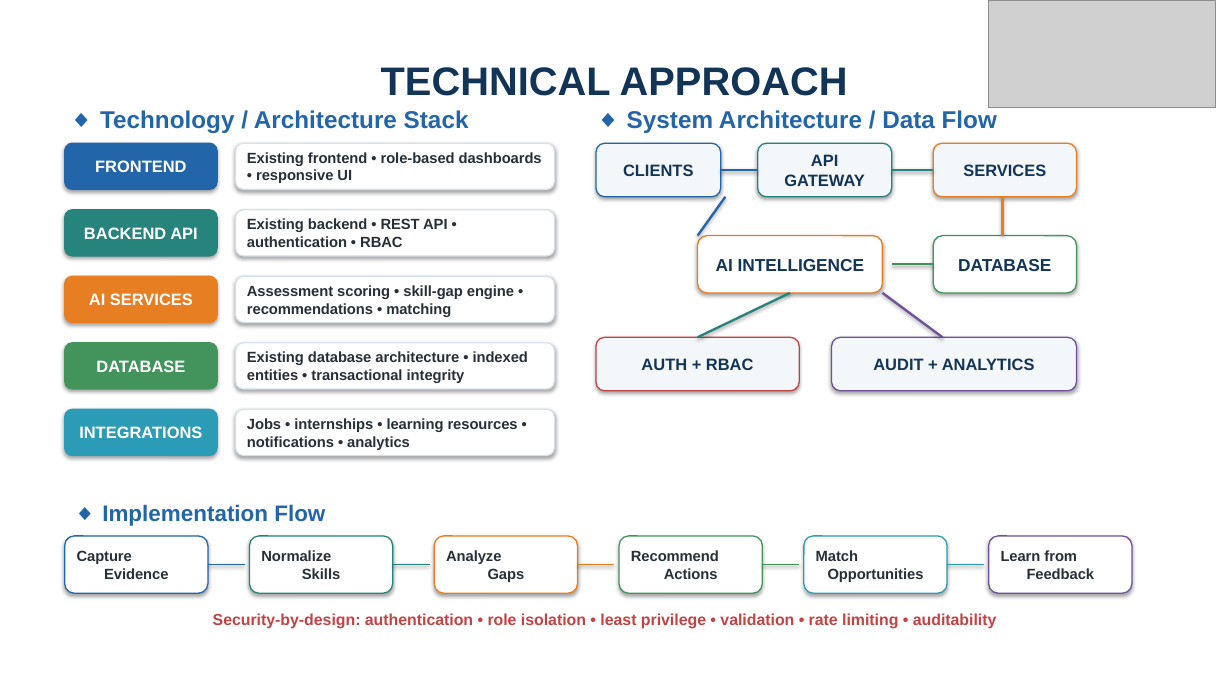
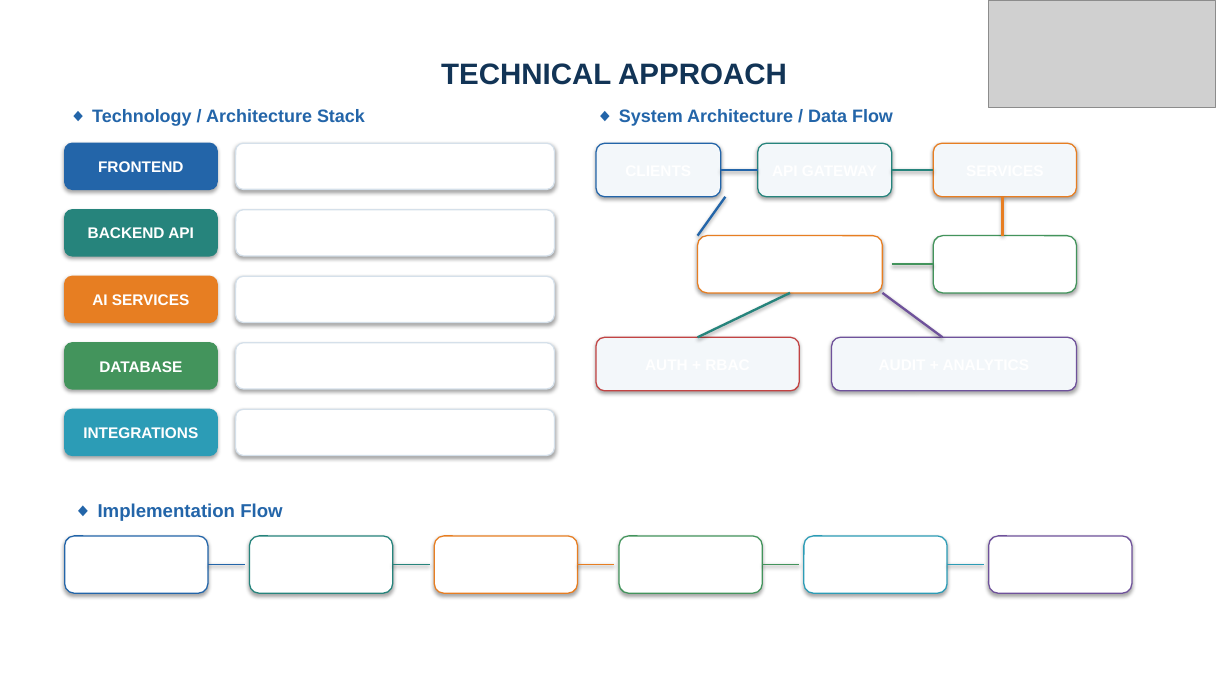
Before and after one commit to satvik0160/Hackathon-Project, a slide deck: slide 3 of SIH_Final_PPT.pptx. Drawn at 1232x693 pixels with LibreOffice and Linux fonts; fonts in the diff are those of the drawing; grey boxes stand for pictures. Boxes give left, top, right and bottom in pixels: in the first picture for what was removed or moved away, otherwise in the second. Text is boxed around its words. In the diff, an @@ line names an element or a change of style, - is before the commit and + after.

```diff
--- a/SIH_Final_PPT.pptx
+++ b/SIH_Final_PPT.pptx
@@ text "TECHNICAL APPROACH" at <box>441,63,787,85</box>: size 31.1 to 23 pt @@
@@ text "◆ Technology / Architecture Stack" at <box>92,109,365,126</box>: size 18.9 to 14 pt @@
@@ text "◆ System Architecture / Data ..." at <box>619,109,893,126</box>: size 18.9 to 14 pt @@
@@ text in rounded rectangle at <box>247,152,542,183</box>: text removed @@
-Existing frontend • role-based dashboards • responsive UI
@@ text in rounded rectangle at <box>623,164,693,176</box>: text removed @@
-CLIENTS
@@ text in rounded rectangle at <box>784,154,865,186</box>: text removed @@
-API GATEWAY
@@ text in rounded rectangle at <box>963,164,1046,176</box>: text removed @@
-SERVICES
@@ text in rounded rectangle at <box>247,218,447,247</box>: text removed @@
-Existing backend • REST API • authentication • RBAC
@@ text in rounded rectangle at <box>716,259,864,271</box>: text removed @@
-AI INTELLIGENCE
@@ text in rounded rectangle at <box>958,259,1051,271</box>: text removed @@
-DATABASE
@@ text in rounded rectangle at <box>247,285,514,317</box>: text removed @@
-Assessment scoring • skill-gap engine • recommendations • matching
@@ text in rounded rectangle at <box>247,351,528,383</box>: text removed @@
-Existing database architecture • indexed entities • transactional integrity
@@ text in rounded rectangle at <box>641,358,754,370</box>: text removed @@
-AUTH + RBAC
@@ text in rounded rectangle at <box>873,358,1035,370</box>: text removed @@
-AUDIT + ANALYTICS
@@ size 12.8 to 12 pt in 5 elements at <box>65,143,217,189</box>, <box>65,210,217,256</box>, <box>65,276,217,323</box>, <box>65,343,217,389</box>, <box>65,409,217,456</box> @@
@@ text in rounded rectangle at <box>247,418,518,450</box>: text removed @@
-Jobs • internships • learning resources • notifications • analytics
@@ text "◆ Implementation Flow" at <box>98,503,282,521</box>: size 17.6 to 14.5 pt @@
@@ text in rounded rectangle at <box>77,550,168,579</box>: text removed @@
-Capture
-Evidence
@@ text in rounded rectangle at <box>261,550,340,579</box>: text removed @@
-Normalize
-Skills
@@ text in rounded rectangle at <box>446,550,525,582</box>: text removed @@
-Analyze
-Gaps
@@ text in rounded rectangle at <box>631,550,719,579</box>: text removed @@
-Recommend
-Actions
@@ text in rounded rectangle at <box>816,550,924,582</box>: text removed @@
-Match
-Opportunities
@@ text in rounded rectangle at <box>1001,550,1095,579</box>: text removed @@
-Learn from
-Feedback
@@ text removed at <box>213,613,997,629</box> @@
-Security-by-design: authentication • role isolation • least privilege • validation • rate limiting • auditability
```
Also in this commit, not shown: 4 other slides changed, 1 slide added, 2 slides removed.
